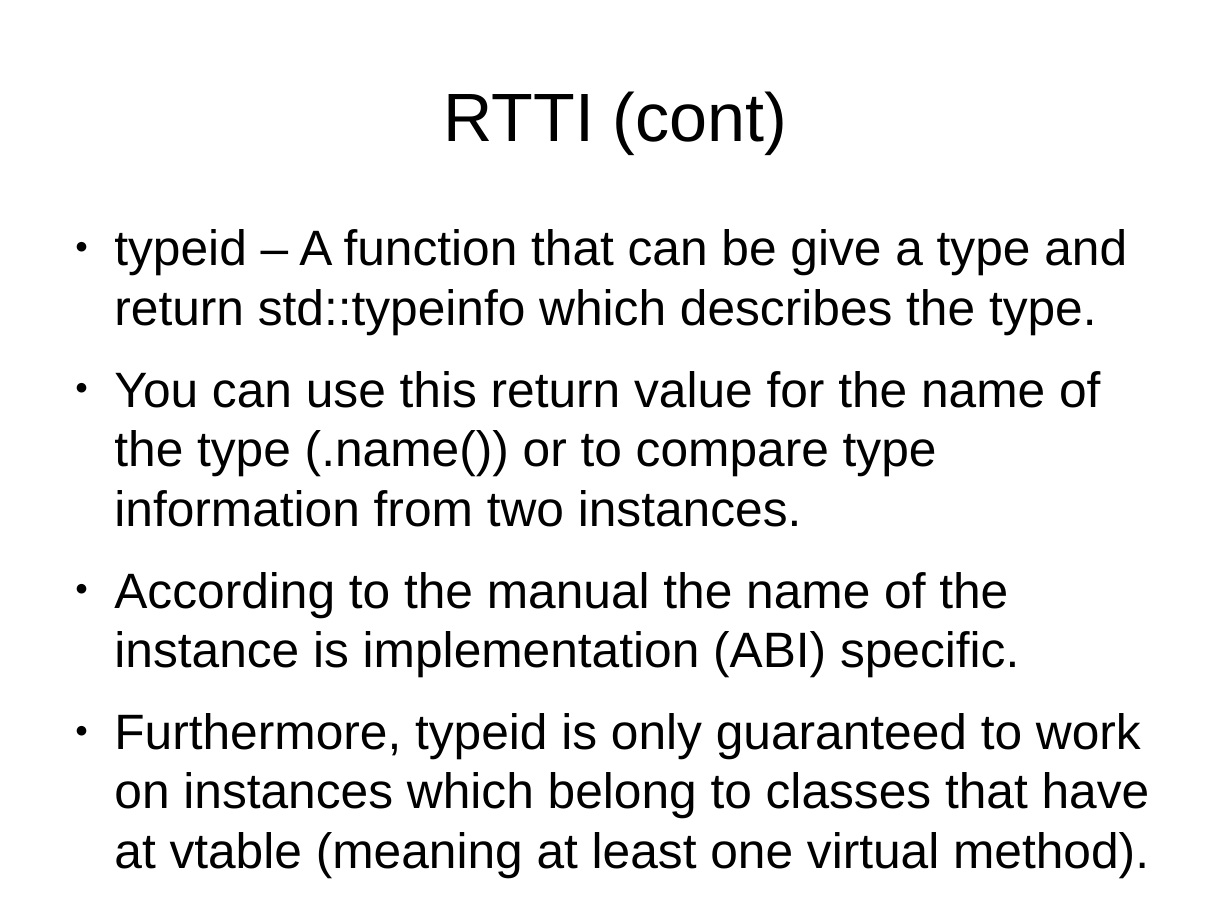
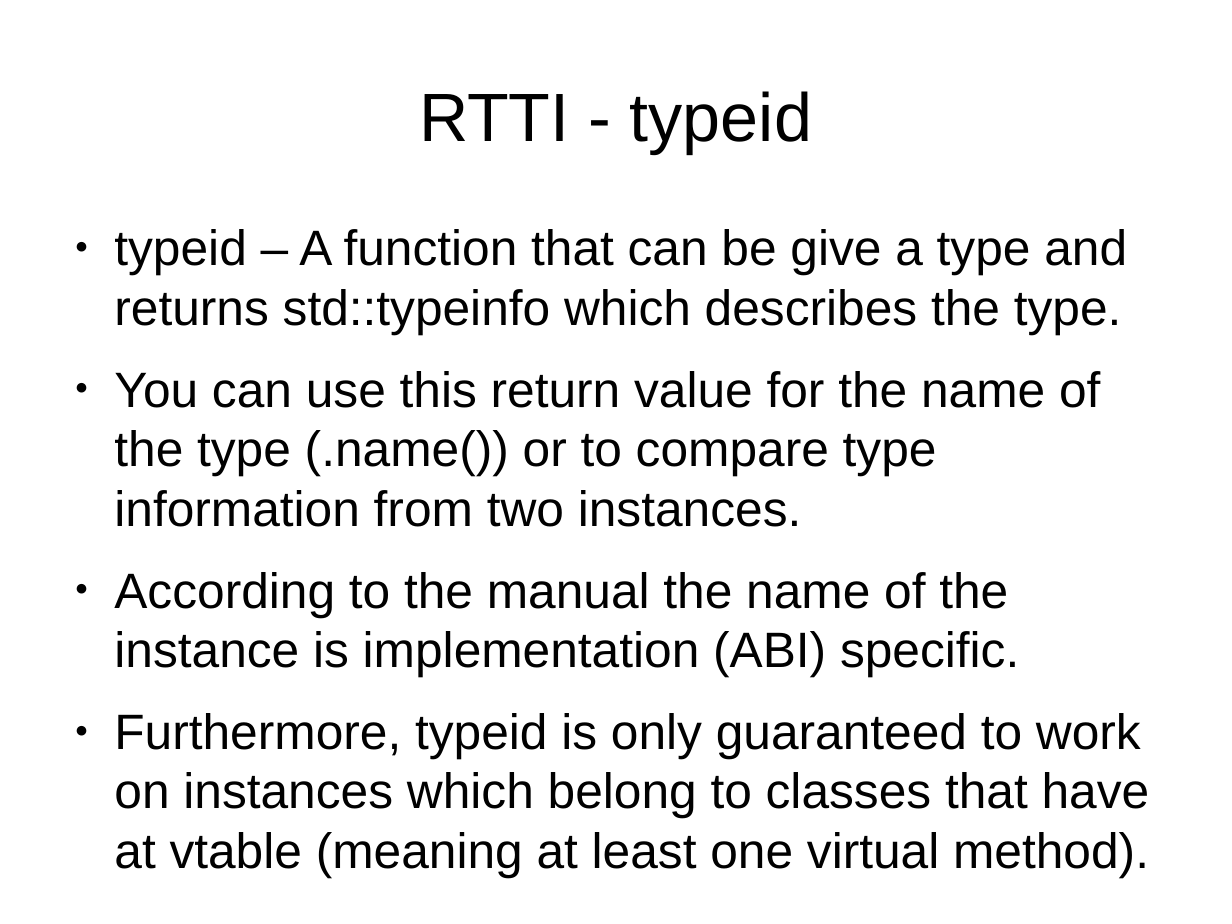
Before and after one commit to veltzer/demos, a slide deck: slide 61 of cpp/multi_core/effective_cplusplus.odp (slide 58 before the commit). Drawn at 1232x924 pixels with LibreOffice and Linux fonts; fonts in the diff are those of the drawing. Boxes give left, top, right and bottom in pixels: in the first picture for what was removed or moved away, otherwise in the second. Text is boxed around its words. In the diff, an @@ line names an element or a change of style, - is before the commit and + after.

```diff
--- a/cpp/multi_core/effective_cplusplus.odp
+++ b/cpp/multi_core/effective_cplusplus.odp
@@ title at (419,91,812,153): text changed @@
-RTTI (cont)
+RTTI - typeid
@@ text at (114,229,1127,335): text changed @@
-● typeid – A function that can be give a type and return std::typeinfo which describes the type.
+● typeid – A function that can be give a type and returns std::typeinfo which describes the type.
```
Also in this commit, not shown: 11 other slides changed, 6 slides added, 1 other file.
